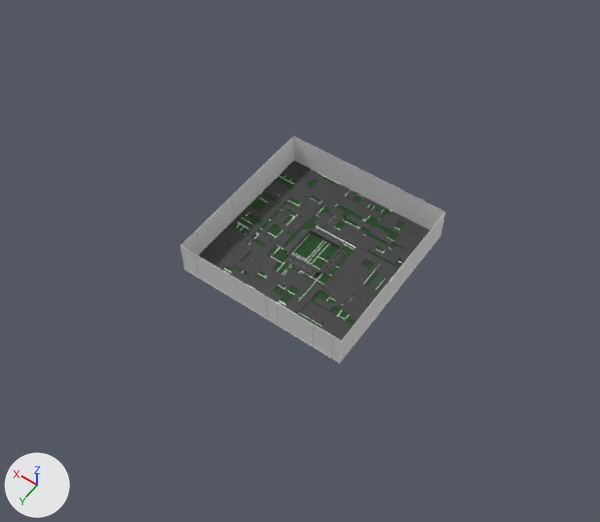
The Blender file Assets/Models/Game/Map/CyberMap.blend, before and after one commit.
Camera for both pictures: a camera (50 mm lens) standing at (-79.1, 117.5, 177.2) and looking at (-1.1, 8.4, 5.7). Every picture has the same lights, and +X, +Y and +Z are marked at lower left.

The scene before the commit, as lines of its bpy script (objects in view):
```python
me_cybermap1 = bpy.data.meshes.new('CyberMap1')
me_cybermap1.from_pydata(...)  # 3175 vertices, 2712 faces; spans x -5.0..5.0, y -5.0..5.0, z 0.0..0.04
# faces by material slot: [2583, 129]
me_cybermap1.materials.append(mat_mat_gray)  # black #3f3f3f
me_cybermap1.materials.append(mat_mat_green)  # dark green #003f00
me_cybermap3 = bpy.data.meshes.new('CyberMap3')
me_cybermap3.from_pydata(...)  # 320 vertices, 330 faces; spans x 0.18..7.53, y -7.53..-0.18, z 0.0..0.82
me_cybermap3.polygons.foreach_set('use_smooth', [True] * 330)
me_cybermap3.materials.append(mat_mat_metalic)  # dark grey #595959
me_cybermap4 = bpy.data.meshes.new('CyberMap4')
me_cybermap4.from_pydata([(-25.0, -25.0, 0.0), (-25.0, -25.0, 10.0), (-25.0, 25.0, 0.0), (-25.0, 25.0, 10.0), (25.0, -25.0, 0.0), (25.0, -25.0, 10.0), (25.0, 25.0, 0.0), (25.0, 25.0, 10.0)], [], [(0, 2, 3, 1), (2, 6, 7, 3), (6, 4, 5, 7), (4, 0, 1, 5)])
ob_cybermap1 = bpy.data.objects.new('CyberMap1', me_cybermap1)
ob_cybermap1.location = (0.0, 0.0, 0.0)
ob_cybermap1.scale = (5.0, 5.0, 5.0)
ob_cybermap3 = bpy.data.objects.new('CyberMap3', me_cybermap3)
ob_cybermap3.location = (0.0, 0.0, 0.0)
_m = ob_cybermap3.modifiers.new('ミラー', 'MIRROR')
_m.use_axis = (True, True, False)
_m = ob_cybermap3.modifiers.new('ベベル', 'BEVEL')
_m.segments = 4
ob_cybermap4 = bpy.data.objects.new('CyberMap4', me_cybermap4)
ob_cybermap4.location = (0.0, 0.0, 0.0)
# also in view: 'CyberMap5' at (0.0, 0.0, 4.9)
```
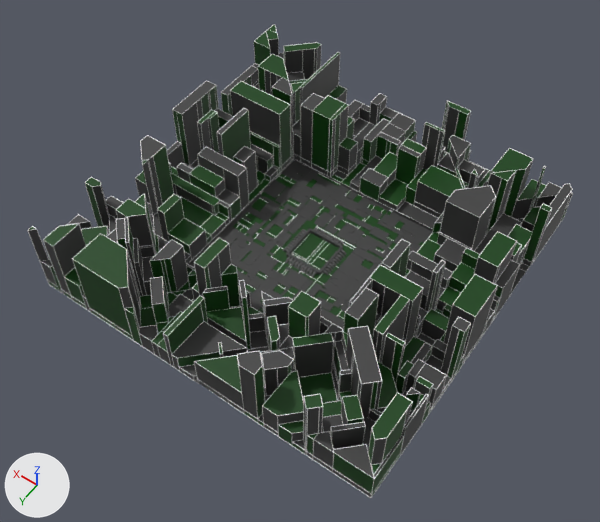
Pixel boxes [x1, y1, x2, y2] of what changed, in the pictures (600 x 522 px):
```json
{"object": "CyberMap4", "change": "reshaped", "before": [181, 136, 445, 362], "after": [28, 24, 573, 497], "on screen": "106% wider, 109% taller"}
{"object": "CyberMap6", "change": "added", "after": [27, 25, 573, 498]}
{"object": "CyberMap5", "change": "unchanged, covered by the edit", "before": [180, 136, 446, 363], "after": [236, 176, 400, 319]}
```

Edits to the scene script, one JSON object a line:
```json
{"op": "add", "block": "mat_mat_wave", "code": ["mat_mat_wave = principled_material('Mat_Wave')", "mat_mat_wave.base_color = (0.8, 0.8, 0.8)  # white #e7e7e7"]}
{"block": "me_cybermap4", "where": "# used by ob_cybermap4; location = (0.0, 0.0, 0.0)"}
{"op": "remove", "block": "me_cybermap4", "code": "me_cybermap4.from_pydata(...)  # 8 vertices, 4 faces; spans x -25.0..25.0, y -25.0..25.0, z 0.0..10.0"}
{"op": "add", "block": "me_cybermap4", "code": "me_cybermap4.from_pydata(...)  # 2709 vertices, 2310 faces; spans x -50.0..50.0, y -50.0..50.0, z 0.0..23.0"}
{"block": "me_cybermap4", "change": "me_cybermap4 part 1: 4 vertices removed from x -25.0..25.0, y -25.0..25.0, z 10.0; 2705 vertices added at x -50.0..50.0, y -50.0..50.0, z 1.0..23.0"}
{"op": "add", "block": "me_cybermap4", "code": "me_cybermap4.materials.append(mat_mat_gray)  # black #3f3f3f"}
{"op": "add", "block": "me_cybermap4", "code": "me_cybermap4.materials.append(mat_mat_green)  # dark green #003f00"}
{"op": "add", "block": "me_cybermap6", "code": ["me_cybermap6 = bpy.data.meshes.new('CyberMap6')", "me_cybermap6.from_pydata(...)  # 2709 vertices, 2310 faces; spans x -50.0..50.0, y -50.0..50.0, z 0.0..23.0", "me_cybermap6.materials.append(mat_mat_wave)  # white #e7e7e7"]}
{"op": "add", "block": "ob_cybermap6", "code": ["ob_cybermap6 = bpy.data.objects.new('CyberMap6', me_cybermap6)", "ob_cybermap6.location = (0.0, 0.0, 0.0)", "_m = ob_cybermap6.modifiers.new('ワイヤーフレーム', 'WIREFRAME')", "_m.thickness = 0.2", "_m.offset = 1.0"]}
```
